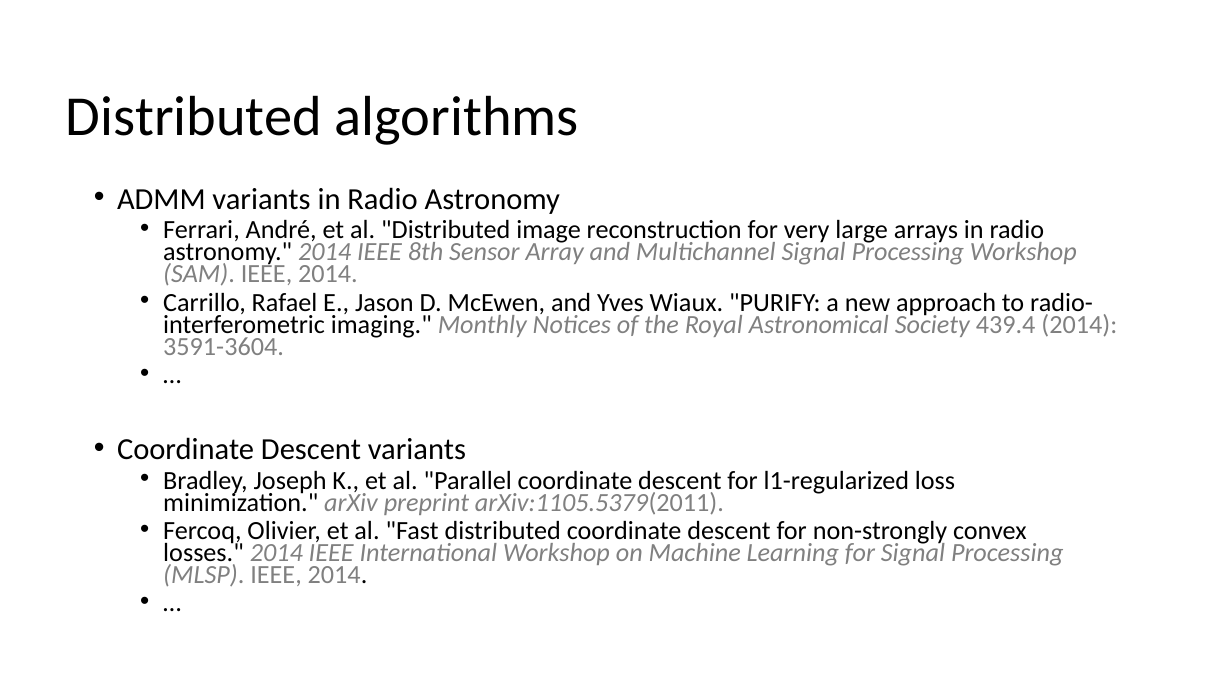
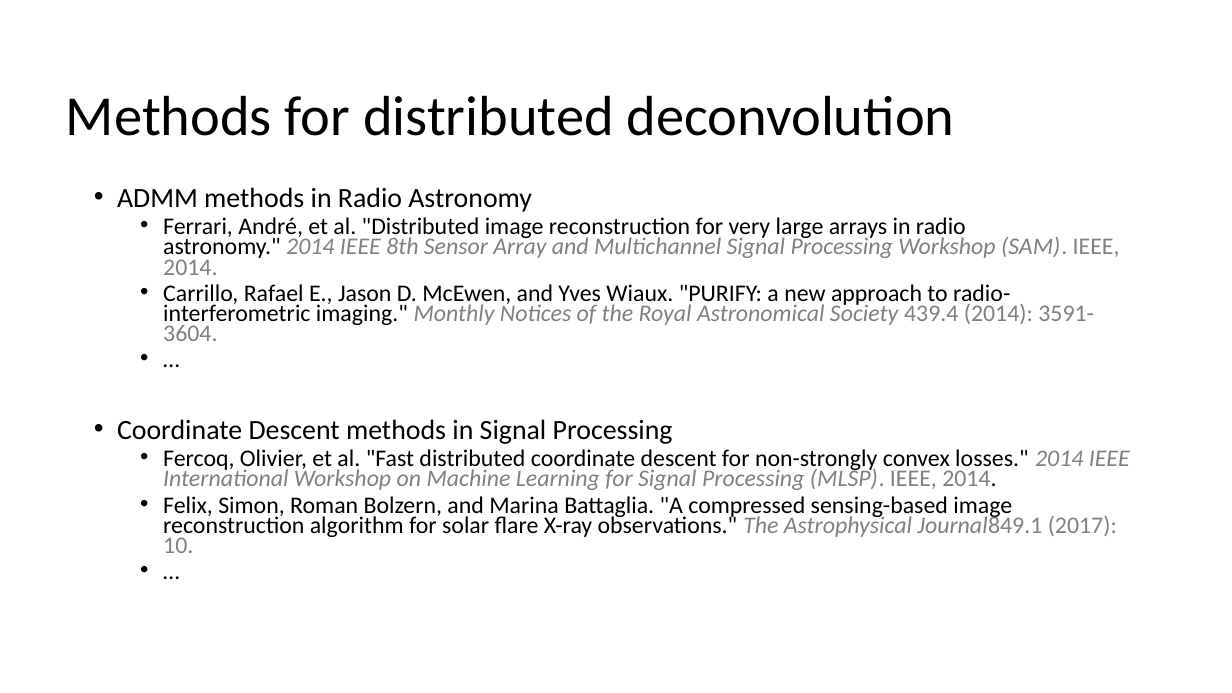
Before and after one commit to lord-blueberry/p9-doc, a slide deck: slide 9 of SKA-Days/pp.pptx. Drawn at 1232x693 pixels with LibreOffice and Linux fonts; fonts in the diff are those of the drawing. Boxes give left, top, right and bottom in pixels: in the first picture for what was removed or moved away, otherwise in the second. Text is boxed around its words. In the diff, an @@ line names an element or a change of style, - is before the commit and + after.

```diff
--- a/SKA-Days/pp.pptx
+++ b/SKA-Days/pp.pptx
@@ title at [66, 95, 955, 136]: text changed @@
-Distributed algorithms
+Methods for distributed deconvolution
@@ text at [117, 187, 532, 212]: text changed; size 23.8 to 21.7 pt @@
-• ADMM variants in Radio Astronomy
+• ADMM methods in Radio Astronomy
@@ text at [163, 217, 1130, 490]: size 20.4 to 18.6 pt in "Ferrari, André, et al. "Distributed image reconstruction ...", "Carrillo, Rafael E., Jason D. McEwen, and ...", "…", "Fercoq, Olivier, et al. "Fast distributed coordinate ..." and 1 more places @@
@@ text at [117, 419, 673, 444]: text changed; size 20.4 to 21.7 pt @@
-• Coordinate Descent variants
-  • Bradley, Joseph K., et al. "Parallel coordinate descent for l1-regularized loss minimization." arXiv preprint arXiv:1105.5379(2011).
+• Coordinate Descent methods in Signal Processing
@@ text at [163, 496, 1117, 553]: paragraph added @@
+  • Felix, Simon, Roman Bolzern, and Marina Battaglia. "A compressed sensing-based image reconstruction algorithm for solar flare X-ray observations." The Astrophysical Journal849.1 (2017): 10.
```
Also in this commit, not shown: 9 other slides changed, 3 slides removed, 13 other files.
